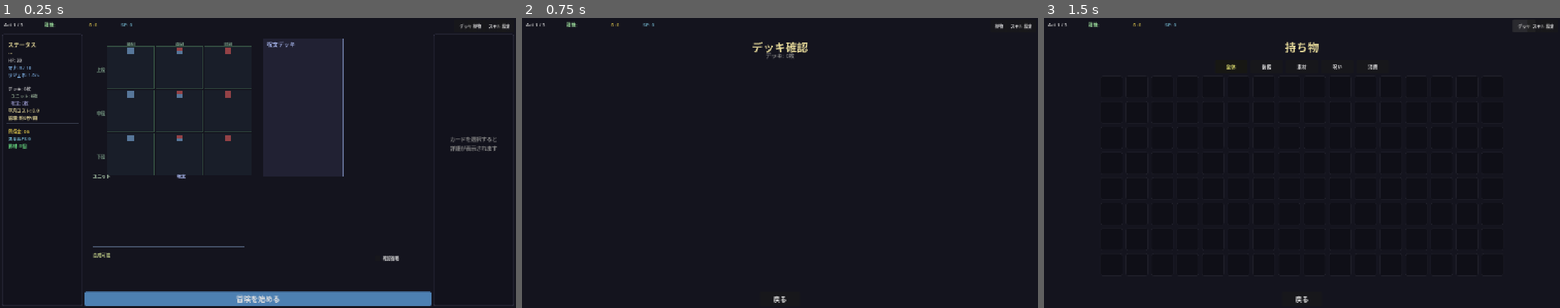
Above: before the commit, frames 1-3 (left to right).
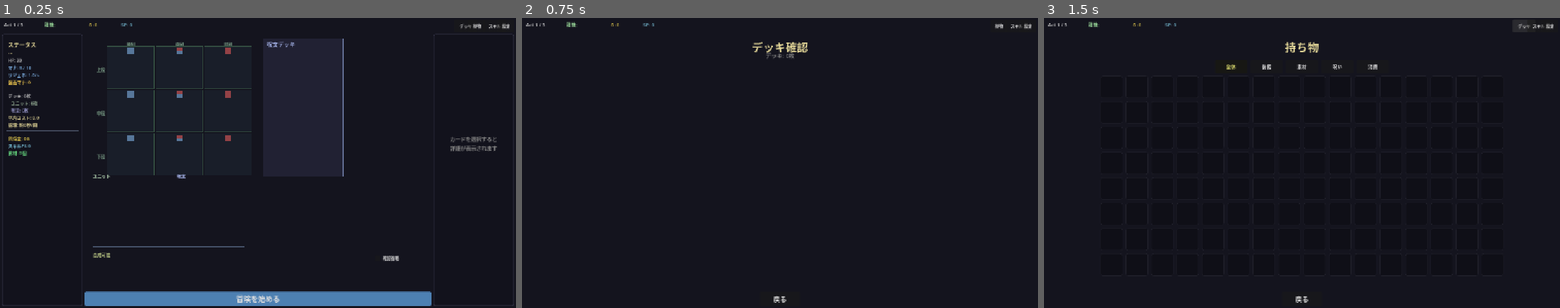
Above: after the commit, the same moments.

Repository: kazumak334-create/dungeon-board-game
Game: Godot game, scene res://scenes/DeckPrep.tscn
The game is run twice, just before and just after one commit, with the same random seed, the same clock (stepped at 60 frames per second) and the same inputs. This scene is started directly instead of the project's main scene.
Inputs:
- Up to frame 1 (0.25 s): no input
- Up to frame 2 (0.75 s): click "デッキ" at 0.5 s
- Up to frame 3 (1.5 s): click "持物" at 1.25 s

The runs differ from the first frame. In frame 1, 0.7% of the frame differs, in the area x 1-16%, y 21-48%; in frame 2, nothing differs; in frame 3, nothing differs.

Commit message:
feat: #4 盤面の総マナ表示追加
## 実装内容
左サイドバー ステータスエリア グループ1に「盤面マナ: X」を追加
- 位置: グループ1（クラス基本情報）の最下部
- 色: COLOR_SELECTED（ゴールド強調）
- 動的更新: populate_cards()後に自動計算

## 変更ファイル
### DeckPrep.gd
- line 31: _board_mana_label変数追加
- line 151: group1に盤面マナ項目追加
- line 174-175: ラベル保持処理追加
- line 192: 初期値計算呼び出し
- line 233-247: _update_board_mana()メソッド追加
- line 64-65: on_cards_populatedコールバック設定

### DeckPrepBoard.gd
- line 62: on_cards_populatedコールバック追加
- line 796-798: populate_cards()後にコールバック呼び出し

Co-Authored-By: Claude Sonnet 4.5 <noreply@anthropic.com>

Diff:
--- a/scripts/DeckPrep.gd
+++ b/scripts/DeckPrep.gd
@@ -28,6 +28,9 @@
 
 # 選択状態（_boardと同期）
 var _selected_card_idx: int = -1
+
+# 盤面マナ表示用ラベル
+var _board_mana_label: Label = null
 
 # レイアウト定数
 const SIDEBAR_X = 5         # 左パネル開始X
@@ -59,6 +62,8 @@
 		_selected_card_idx = idx
 		_update_info_lane()
 		_board.update_highlight()
+	_board.on_cards_populated = func():
+		_update_board_mana()  # タスク#4: 盤面マナ更新
 	var InfoClass = load("res://scripts/DeckPrepInfo.gd")
 	_info = InfoClass.new()
 	_build_ui()
@@ -148,6 +153,7 @@
 		["HP: 30", COLOR_TEXT],
 		["マナ: %.0f / %d" % [cls.get("initial_mana", 3), int(cls.get("mana_max", 10))], Color(0.5, 0.7, 0.9)],
 		["リジェネ: %.1f/s" % mana_regen, Color(0.5, 0.7, 0.9)],
+		["盤面マナ: 0", COLOR_SELECTED],  # タスク#4: 盤面総マナ表示
 	]
 	# グループ2: デッキ情報
 	var group2 = [
@@ -173,6 +179,9 @@
 			lbl.add_theme_font_size_override("font_size", 11)
 			lbl.add_theme_color_override("font_color", item[1])
 			add_child(lbl)
+			# タスク#4: 盤面マナラベルを保持
+			if group == group1 and item == group1[-1]:
+				_board_mana_label = lbl
 			cy += 18
 		# グループ間: 区切り線 + 12px余白
 		if group != group3:
@@ -183,6 +192,9 @@
 			sep.color = Color(0.25, 0.28, 0.35)
 			add_child(sep)
 			cy += 12
+
+	# タスク#4: 盤面マナ初期値を計算
+	_update_board_mana()
 
 func _process(delta: float) -> void:
 	if _board != null:
@@ -220,6 +232,24 @@
 		return
 	_info.show_card_info(_selected_card_idx)
 
+# タスク#4: 盤面マナ更新
+func _update_board_mana() -> void:
+	if _board_mana_label == null:
+		return
+	var board_mana: int = 0
+	for i in range(GameSession.selected_deck.size()):
+		if i >= GameSession.placement_config.size():
+			continue
+		var config = GameSession.placement_config[i]
+		var col = config.get("col", -1)
+		if col < 0:  # col=-1は呪文デッキ・手持ちカード（盤面外）
+			continue
+		var entry = GameSession.selected_deck[i]
+		var card_name = entry.get("name", "") if entry is Dictionary else str(entry)
+		if CardDB.UNITS.has(card_name):
+			board_mana += CardDB.UNITS[card_name].get("cost", 0)
+	_board_mana_label.text = "盤面マナ: %d" % board_mana
+
 func _build_adventure_buttons() -> void:
 	# 冒険ボタン「冒険を始める」860×35、フォントサイズ18、青系背景
 	var start_btn = Button.new()
--- a/scripts/DeckPrepBoard.gd
+++ b/scripts/DeckPrepBoard.gd
@@ -59,6 +59,7 @@
 var _PL = null
 var on_card_selected: Callable = Callable()
 var on_card_pinned: Callable = Callable()  # クリックピン留め通知（DeckPrep.gdが設定）
+var on_cards_populated: Callable = Callable()  # カード再描画通知（タスク#4: 盤面マナ更新用）
 
 # 配置タブ状態
 var _cell_rects: Array = []
@@ -792,6 +793,10 @@
 	# 手持ちカードエリア・呪文デッキエリアの再描画
 	_build_spell_artifact_split()
 
+	# タスク#4: カード再描画完了通知（盤面マナ更新用）
+	if on_cards_populated.is_valid():
+		on_cards_populated.call()
+
 func _build_cell_cards_map() -> Dictionary:
 	var result: Dictionary = {}
 	for i in range(GameSession.selected_deck.size()):
